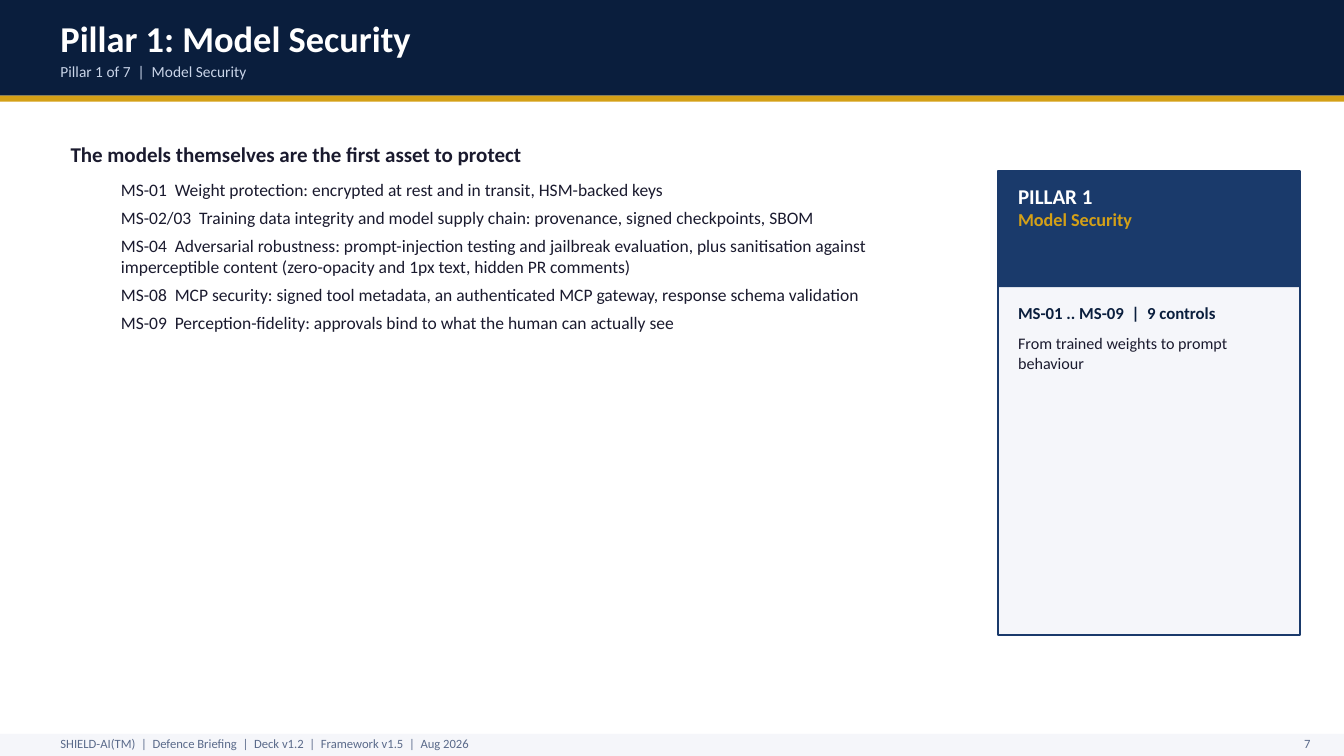
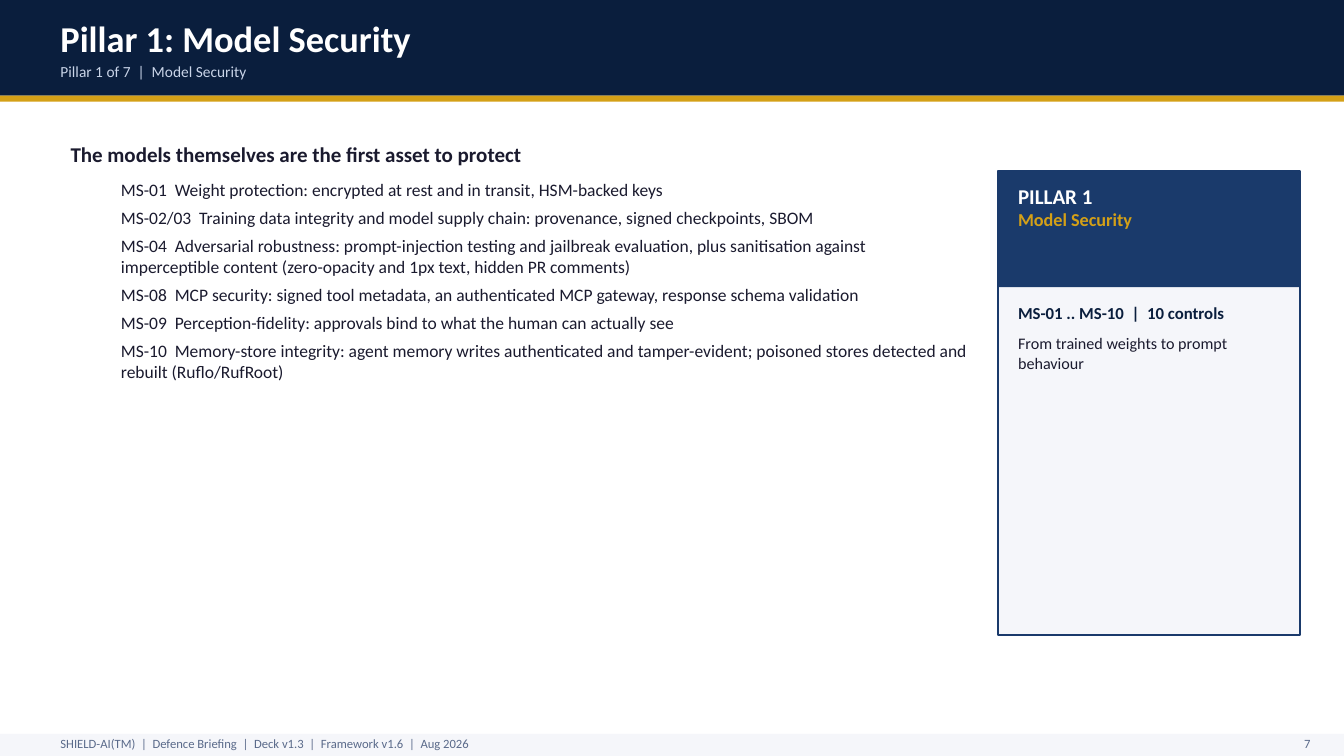
Before and after one commit to monch1962/shield-ai, a slide deck: slide 8 of client-specific/defence/shield-ai-deck-defence.pptx. Drawn at 1344x756 pixels with LibreOffice and Linux fonts; fonts in the diff are those of the drawing. Boxes give left, top, right and bottom in pixels: in the first picture for what was removed or moved away, otherwise in the second. Text is boxed around its words. In the diff, an @@ line names an element or a change of style, - is before the commit and + after.

Commit message:
Complete v1.6 weekly cycle delivery: decks, builds, verification, humanisation
- Deck HTML footers bumped v1.5 -> v1.6 across business, buyers-journey-bridge,
  and technical decks; control counts 55 -> 57; incident counts 25 -> 32;
  deck PDFs regenerated (14/7/27 slides)
- Client decks rebuilt to framework v1.6: defence v1.2 -> v1.3, aware-super
  v1.0 -> v1.1 (MS-10/TP-11 pillar bullets, evidence slides refreshed,
  footers/manifests/framework_version updated); VERSIONS.md rows added
- tools/build_docs.sh run; pypdf/EPUB verification confirms MS-10, TP-11,
  v1.6, G20/G21, and list rendering in all outputs
- Paragraph-adjacent list spacing scan: 0 real junctions repo-wide
- Humanizer pass on gap-analysis report prose (exec summary + v1.6 narrative);
  data/controls/severities untouched
- New Rego stubs for MS-10 and TP-11 (57 total) + sweep helper scripts

```diff
--- a/client-specific/defence/shield-ai-deck-defence.pptx
+++ b/client-specific/defence/shield-ai-deck-defence.pptx
@@ text at box(1018, 307, 1224, 319): text changed @@
-MS-01 .. MS-09 | 9 controls
+MS-01 .. MS-10 | 10 controls
@@ text at box(121, 345, 967, 381): paragraph added @@
+  MS-10 Memory-store integrity: agent memory writes authenticated and tamper-evident; poisoned stores detected and rebuilt (Ruflo/RufRoot)
@@ text at box(60, 739, 469, 750): text changed @@
-SHIELD-AI(TM) | Defence Briefing | Deck v1.2 | Framework v1.5 | Aug 2026
+SHIELD-AI(TM) | Defence Briefing | Deck v1.3 | Framework v1.6 | Aug 2026
```
Also in this commit, not shown: 23 other slides changed, 39 other files.
